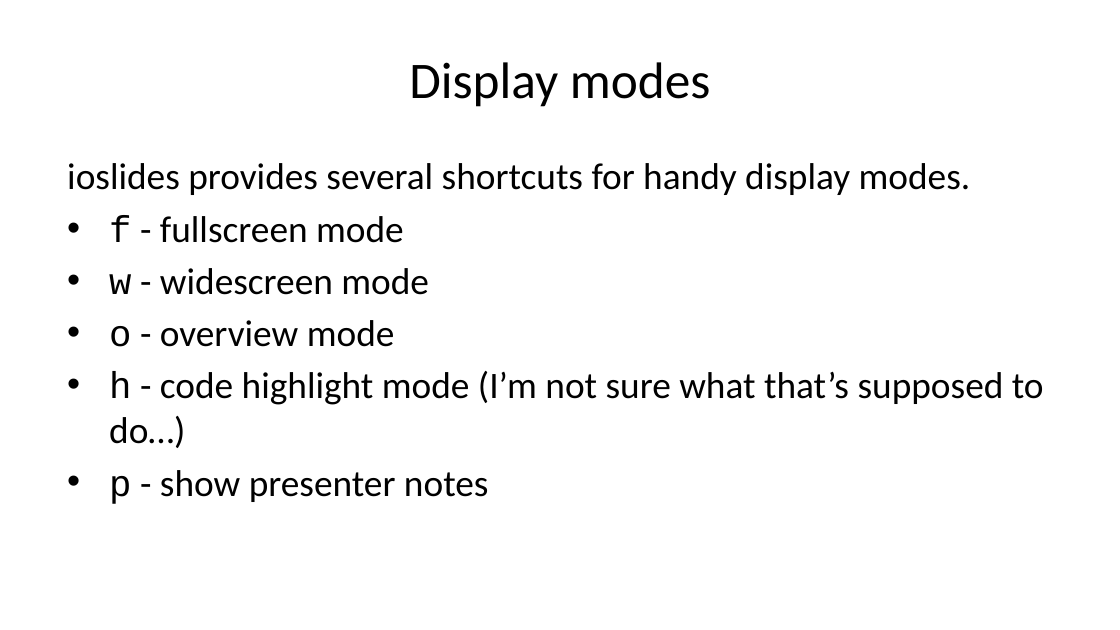
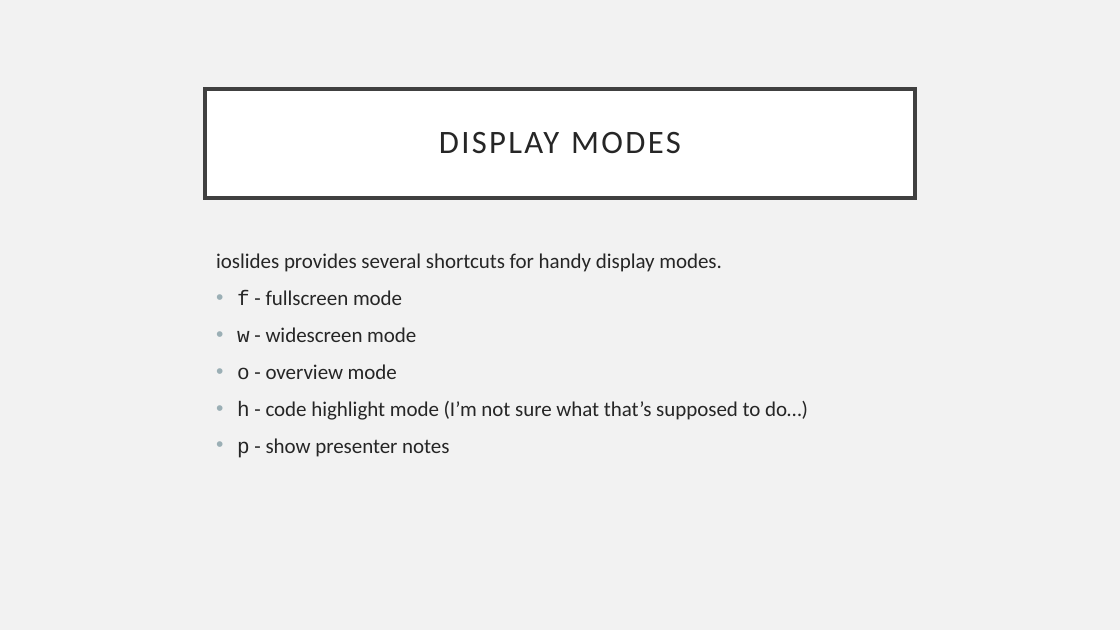
Before and after one commit to afatirium/RRcourse2023, a slide deck: slide 6 of Quarto and MD 3/3. Presentation formats/QMD_class_3_3.pptx. Drawn at 1120x630 pixels with LibreOffice and Linux fonts; fonts in the diff are those of the drawing. Boxes give left, top, right and bottom in pixels: in the first picture for what was removed or moved away, otherwise in the second. Text is boxed around its words. In the diff, an @@ line names an element or a change of style, - is before the commit and + after.

```diff
--- a/Quarto and MD 3/3. Presentation formats/QMD_class_3_3.pptx
+++ b/Quarto and MD 3/3. Presentation formats/QMD_class_3_3.pptx
@@ background #FFFFFF to #F2F2F2 @@
@@ title "DISPLAY MODES": place and size @@
-title "DISPLAY MODES" at <box>409,62,711,107</box>
+title "DISPLAY MODES" at <box>205,88,915,197</box>
@@ title "DISPLAY MODES" at <box>205,88,915,197</box>: fill none to #FFFFFF; outline none to #404040 2.5 pt @@
@@ title at <box>439,132,681,153</box>: text changed; size 33 to 21 pt; text colour #000000 to #262626 @@
-Display modes
+DISPLAY MODES
@@ text "ioslides provides several shortcuts for ...": place and size @@
-text "ioslides provides several shortcuts for ..." at <box>67,163,1044,504</box>
+text "ioslides provides several shortcuts for ..." at <box>216,253,808,458</box>
@@ text "ioslides provides several shortcuts for ..." at <box>216,253,808,458</box>: size 24 to 13.5 pt, text colour #000000 to #262626; more space between paragraphs; indent changed @@
```
Also in this commit, not shown: 11 other slides changed, 16 other files.
